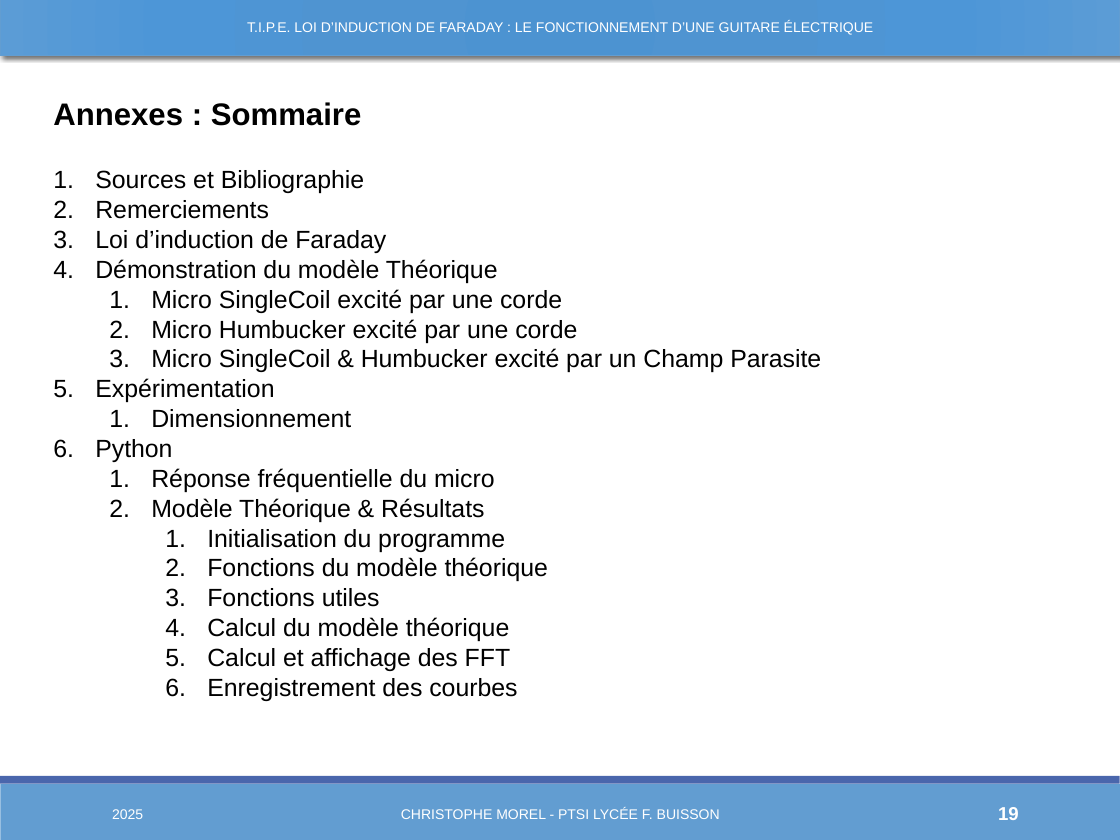
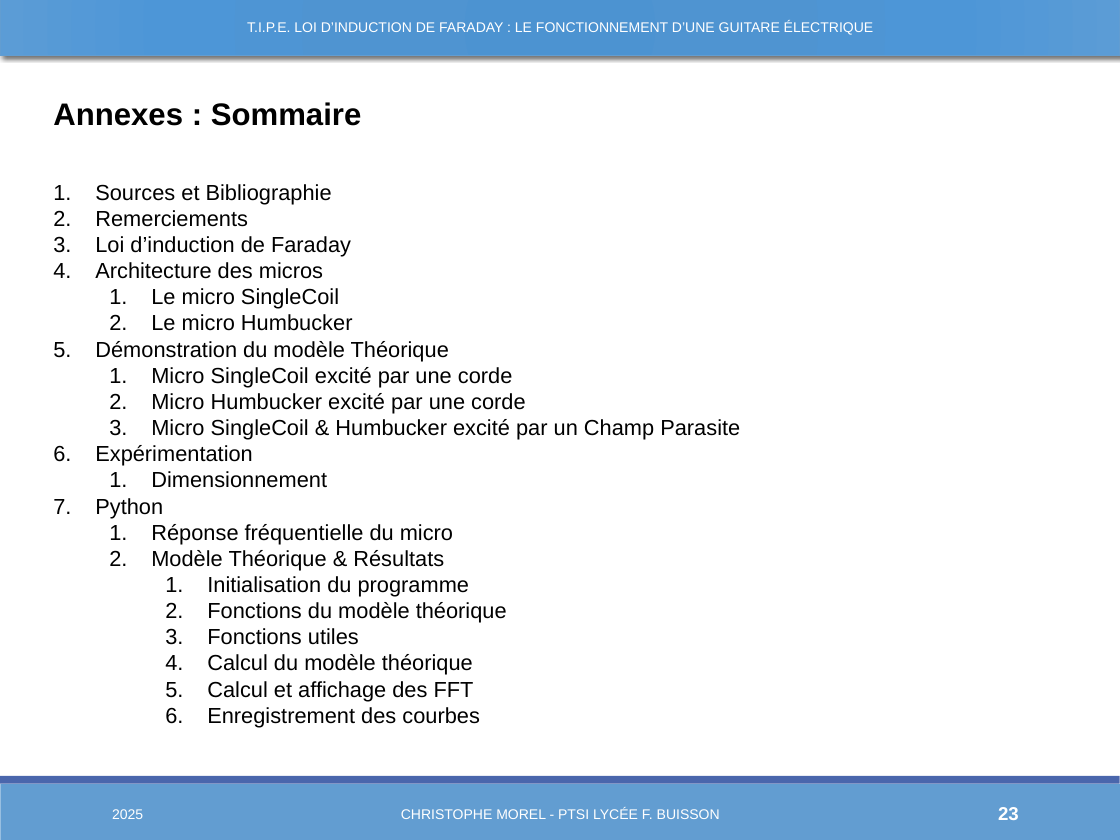
Before and after one commit to Chrismorel7/TIPE---Micro_guitare_elec, a slide deck: slide 23 of Views/Decembre.pptx (slide 19 before the commit). Drawn at 1120x840 pixels with LibreOffice and Linux fonts; fonts in the diff are those of the drawing. Boxes give left, top, right and bottom in pixels: in the first picture for what was removed or moved away, otherwise in the second. Text is boxed around its words. In the diff, an @@ line names an element or a change of style, - is before the commit and + after.

```diff
--- a/Views/Decembre.pptx
+++ b/Views/Decembre.pptx
@@ text "Sources et Bibliographie": place and size @@
-text "Sources et Bibliographie" at (95,170,821,701)
+text "Sources et Bibliographie" at (95,184,740,727)
@@ text at (95,184,740,727): size 16 to 14 pt in "Sources et Bibliographie", "Remerciements", "Loi d’induction de Faraday", "Démonstration du modèle Théorique" and 14 more places @@
@@ text at (95,262,353,331): paragraphs added @@
+4. Architecture des micros
+  1. Le micro SingleCoil
+  2. Le micro Humbucker
@@ page number at (998,807,1019,820): text changed @@
-19
+23
```
Also in this commit, not shown: 18 other slides changed, 6 slides added, 22 other files.
